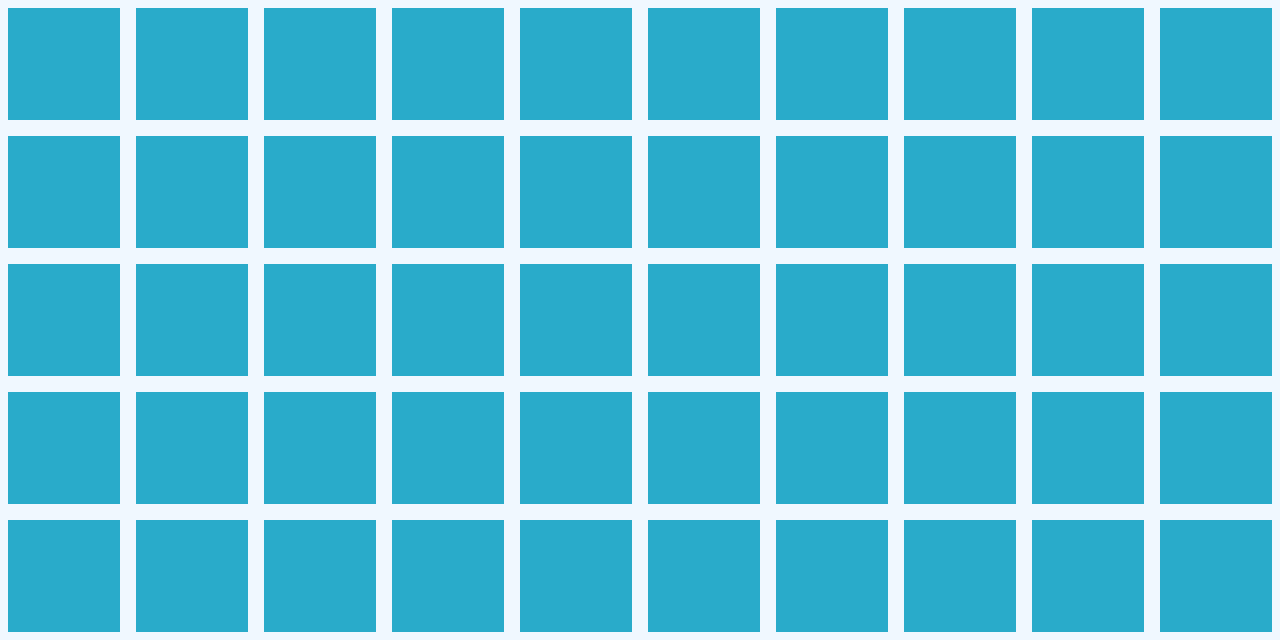
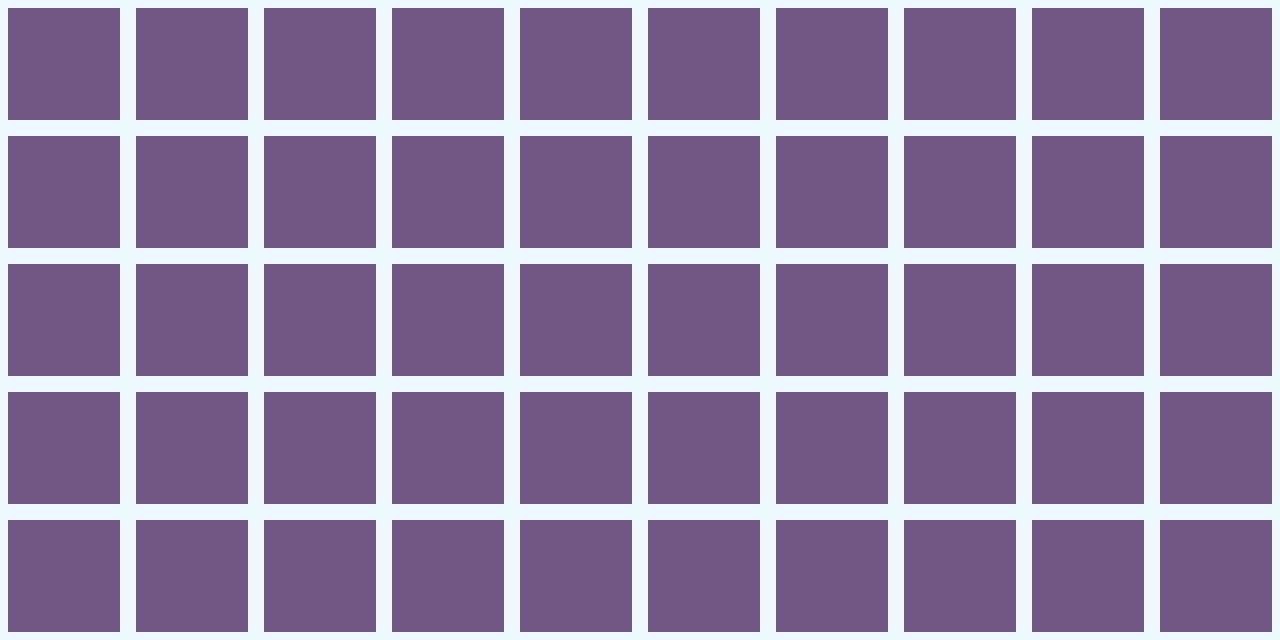
Layers edited between the first and the second 1280×640 image:
painted on "back" over box(8, 8, 1272, 632)